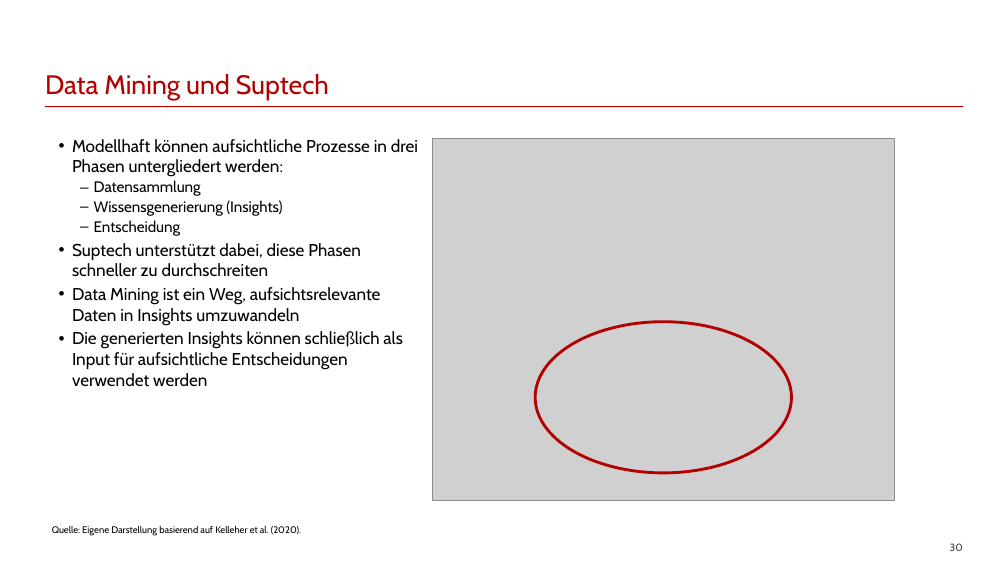
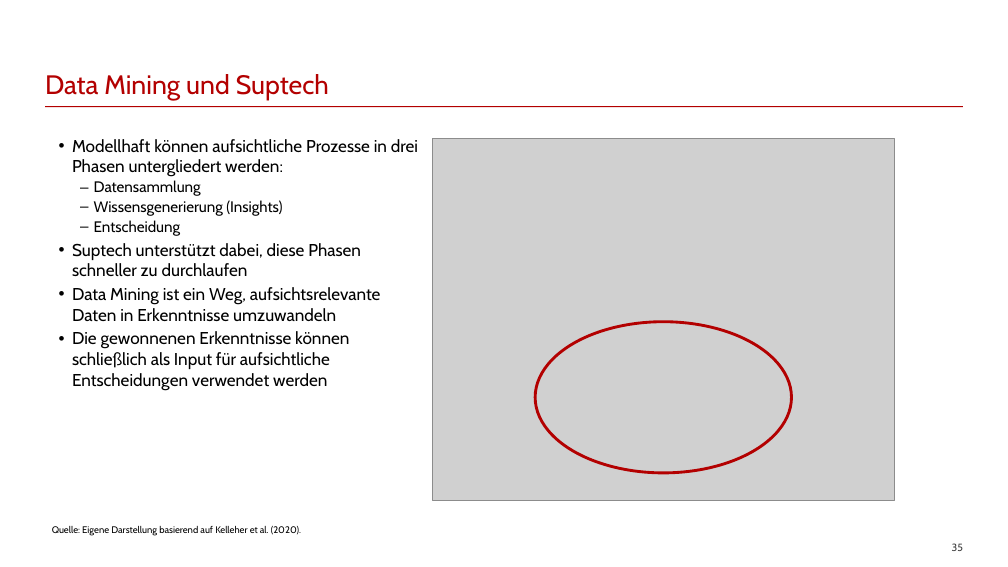
Before and after one commit to franzmohr/intro-data-mining-de, a slide deck: slide 35 of data-mining.odp (slide 30 before the commit). Drawn at 1008x567 pixels with LibreOffice and Linux fonts; fonts in the diff are those of the drawing; grey boxes stand for pictures. Boxes give left, top, right and bottom in pixels: in the first picture for what was removed or moved away, otherwise in the second. Text is boxed around its words. In the diff, an @@ line names an element or a change of style, - is before the commit and + after.

```diff
--- a/data-mining.odp
+++ b/data-mining.odp
@@ text at box(72, 243, 381, 391): text changed @@
-• Suptech unterstützt dabei, diese Phasen schneller zu durchschreiten
-• Data Mining ist ein Weg, aufsichtsrelevante Daten in Insights umzuwandeln
-• Die generierten Insights können schließlich als Input für aufsichtliche Entscheidungen verwendet werden
+• Suptech unterstützt dabei, diese Phasen schneller zu durchlaufen
+• Data Mining ist ein Weg, aufsichtsrelevante Daten in Erkenntnisse umzuwandeln
+• Die gewonnenen Erkenntnisse können schließlich als Input für aufsichtliche Entscheidungen verwendet werden
@@ page number at box(952, 543, 963, 551): text changed @@
-30
+35
```
Also in this commit, not shown: 24 other slides changed, 5 slides added, 8 other files.
